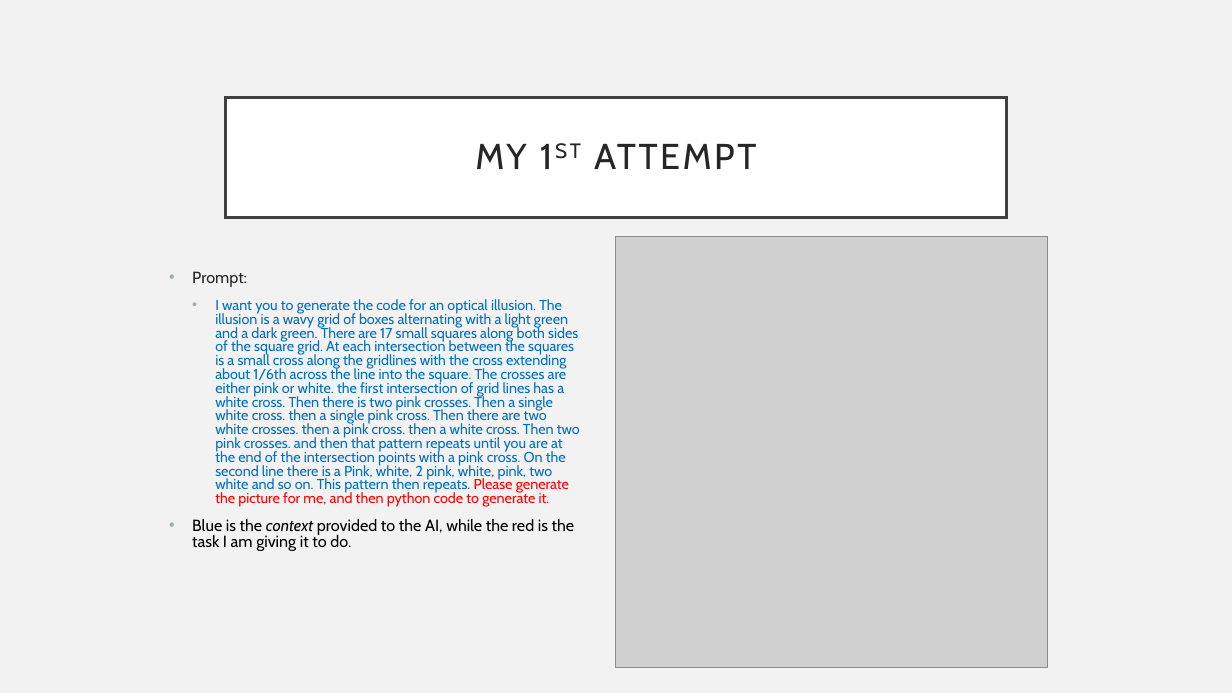
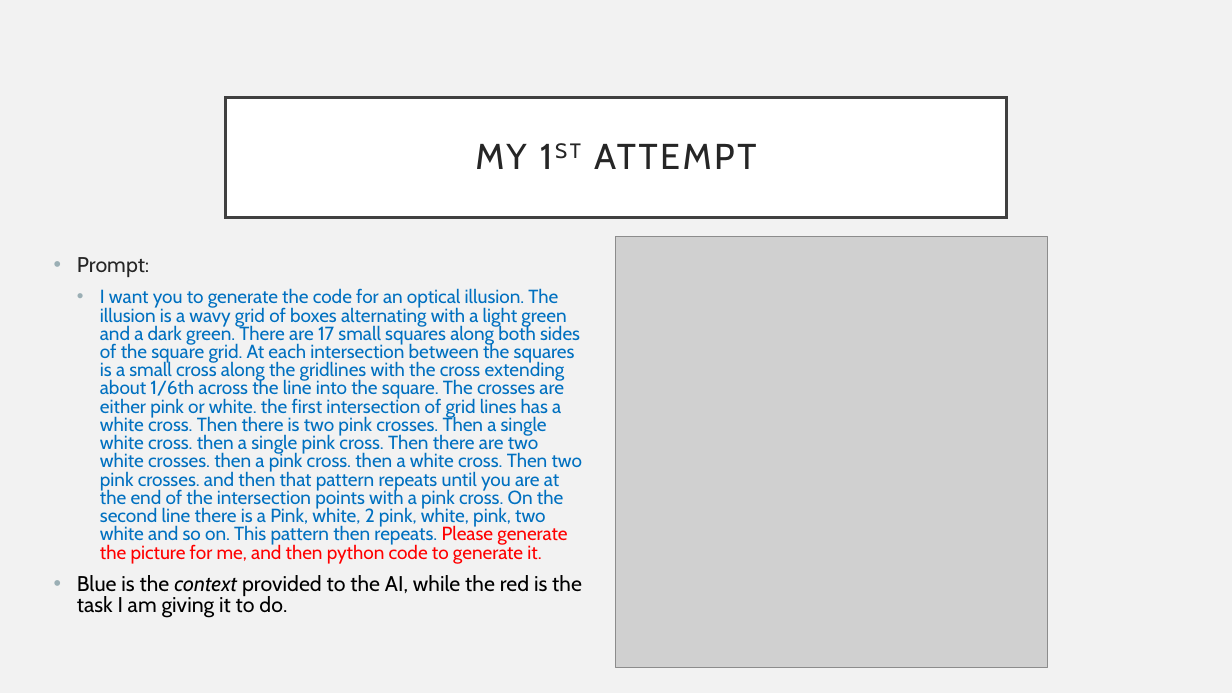
Before and after one commit to UPEI-CS/CS1910-Students, a slide deck: slide 4 of lectures/03-Variables-Literals-Types/CS1910_Variables-Literals-Types_Lecture.pptx (slide 3 before the commit). Drawn at 1232x693 pixels with LibreOffice and Linux fonts; fonts in the diff are those of the drawing; grey boxes stand for pictures. Boxes give left, top, right and bottom in pixels: in the first picture for what was removed or moved away, otherwise in the second. Text is boxed around its words. In the diff, an @@ line names an element or a change of style, - is before the commit and + after.

```diff
--- a/lectures/03-Variables-Literals-Types/CS1910_Variables-Literals-Types_Lecture.pptx
+++ b/lectures/03-Variables-Literals-Types/CS1910_Variables-Literals-Types_Lecture.pptx
@@ text "Prompt:": place and size @@
-text "Prompt:" at (192, 271, 580, 551)
+text "Prompt:" at (77, 257, 582, 618)
@@ text "Prompt:" at (77, 257, 582, 618): size 12.6 to 16.6 pt in "Prompt:", "Blue is the context provided to the ..."; size 11.2 to 14.8 pt @@
```
Also in this commit, not shown: 1 other slide changed, 1 slide added, 1 slide removed, 1 other file.
